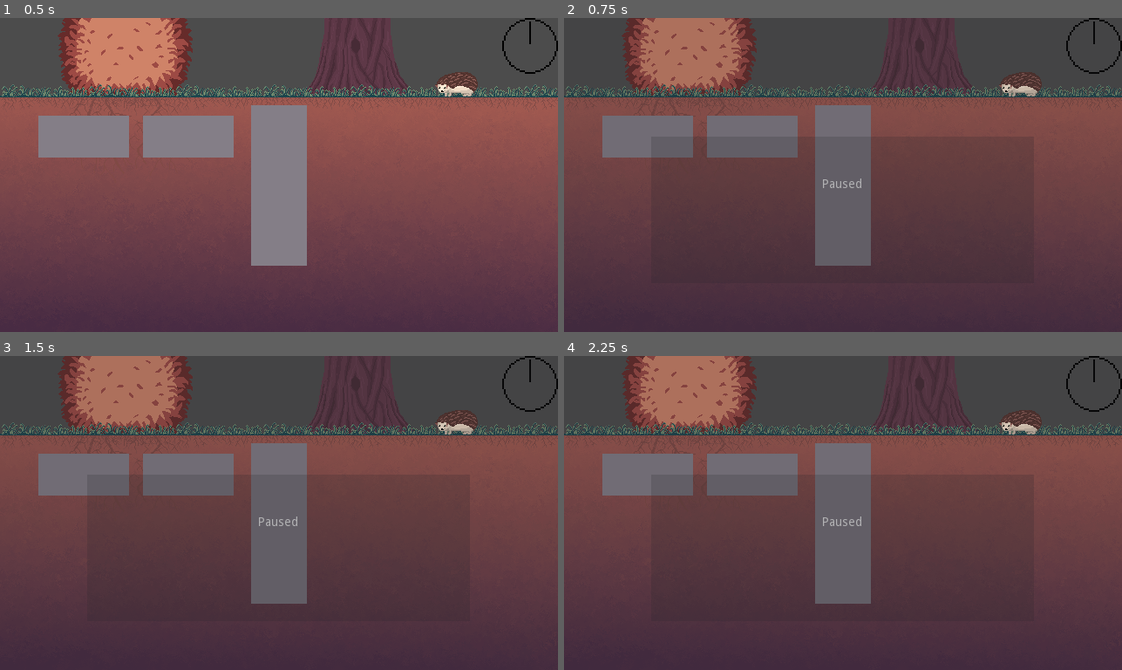
Above: before the commit, frames 1-4 (two rows, left to right).
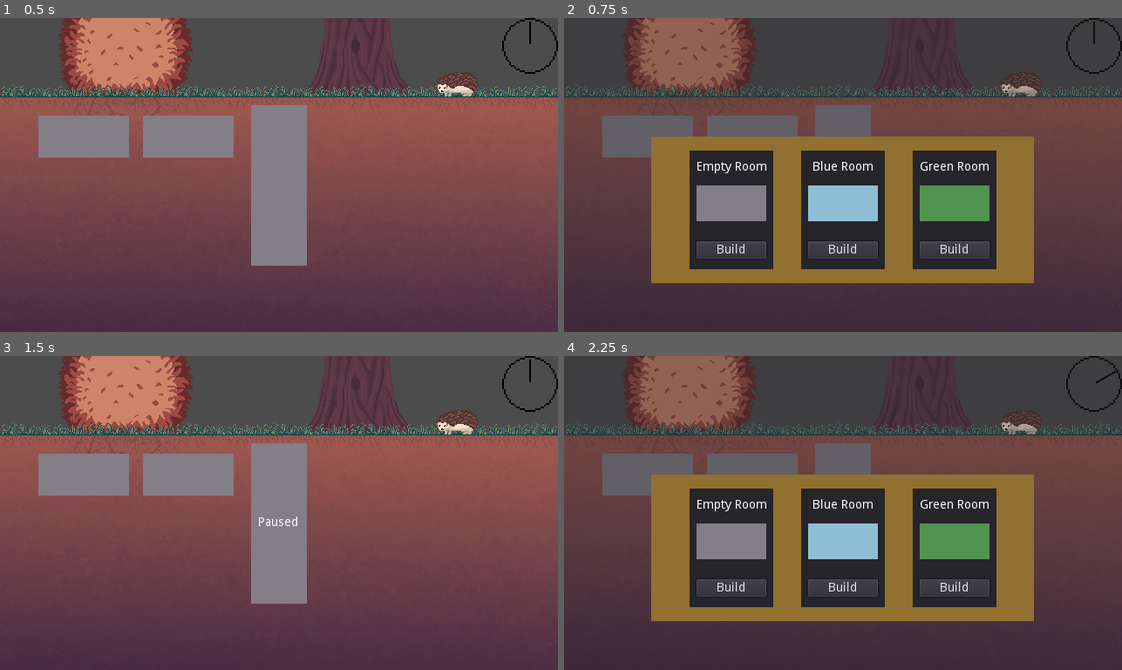
Above: after the commit, the same moments.

Repository: Soleod/G_CozyAutumnGameJam
Game: Godot game, scene res://Scenes/World.tscn
The game is run twice, just before and just after one commit, with the same random seed, the same clock (stepped at 60 frames per second) and the same inputs.
Inputs (mouse positions are in pixels of both pictures, inside the frame that each line leads up to):
- Up to frame 1 (0.5 s): no input
- Up to frame 2 (0.75 s): tap Enter at 0.5 s; move the mouse to (647, 137) at 0.52 s; tap Space at 0.6 s; click (647, 137) at 0.67 s
- Up to frame 3 (1.5 s): tap Space at 0.77, 1.07 s; click (167, 588) at 1.25 s, where only the run after the commit has a clickable "Build"
- Up to frame 4 (2.25 s): tap Space at 2, 2.1 s; move the mouse to (753, 475) at 2.02 s; click (753, 475) at 2.17 s

Frame 1 is identical in both runs. In frame 2, 34% of the frame differs, in the area x 13-85%, y 0-85%; in frame 3, 28%; in frame 4, 34%, in the area x 13-99%, y 0-85%.

Commit message:
Building system is working

Diff:
--- /dev/null
+++ b/Scenes/Building.gd
@@ -0,0 +1,12 @@
+extends Panel
+
+var buildingName: String
+var buildingTexture: StreamTexture
+signal build_room(buildingName, buildingTexture)
+
+func _ready():
+	buildingName = $Label.text
+	buildingTexture = $TextureRect.texture
+
+func _on_Button_pressed():
+	emit_signal("build_room", buildingName, buildingTexture)
--- /dev/null
+++ b/Scenes/Building.tscn
@@ -0,0 +1,38 @@
+[gd_scene load_steps=3 format=2]
+
+[ext_resource path="res://Scenes/Building.gd" type="Script" id=1]
+[ext_resource path="res://Art/A_BlueRoom.png" type="Texture" id=2]
+
+[node name="Building" type="Panel"]
+margin_left = 44.0
+margin_top = 16.0
+margin_right = 140.0
+margin_bottom = 152.0
+script = ExtResource( 1 )
+
+[node name="TextureRect" type="TextureRect" parent="."]
+margin_left = 8.0
+margin_top = 40.0
+margin_right = 110.0
+margin_bottom = 82.0
+rect_scale = Vector2( 0.782, 0.973 )
+texture = ExtResource( 2 )
+stretch_mode = 1
+
+[node name="Button" type="Button" parent="."]
+margin_left = 8.0
+margin_top = 104.0
+margin_right = 88.0
+margin_bottom = 124.0
+text = "Build"
+
+[node name="Label" type="Label" parent="."]
+margin_left = 8.0
+margin_top = 8.0
+margin_right = 88.0
+margin_bottom = 30.0
+text = "Blue Room"
+align = 1
+valign = 1
+
+[connection signal="pressed" from="Button" to="." method="_on_Button_pressed"]
--- a/Scenes/GameManager.gd
+++ b/Scenes/GameManager.gd
@@ -27,13 +27,17 @@
 		GameState.RUNNING:
 			if event is InputEventKey:
 				if event.pressed and event.scancode == KEY_SPACE:
-					currentGameState = GameState.PAUSED
+					ChangeGameState(GameState.PAUSED)
 					emit_signal("state_change", currentGameState)
 		GameState.PAUSED:
 			if event is InputEventKey:
 				if event.pressed and event.scancode == KEY_SPACE:
-					currentGameState = GameState.RUNNING
+					ChangeGameState(GameState.RUNNING)
 					emit_signal("state_change", currentGameState)
+
+func ChangeGameState(newGameState):
+	print(currentGameState, " -> ", newGameState)
+	currentGameState = newGameState
 
 func _on_Timer_timeout():
 	if currentGameState == GameState.RUNNING:
--- a/Scenes/Room.gd
+++ b/Scenes/Room.gd
@@ -2,10 +2,12 @@
 
 var buildingPanel: Panel
 var outsidePanel: Panel
+var roomSprite: Sprite
 
 func _ready():
 	buildingPanel = $CanvasLayer/OutsidePanel/BuildingPanel
 	outsidePanel = $CanvasLayer/OutsidePanel
+	roomSprite = $Sprite
 
 func _input_event(viewport, event, shape_idx):
 	if event is InputEventMouseButton \
@@ -17,8 +19,7 @@
 	print("Click")
 	buildingPanel.show()
 	outsidePanel.show()
-
-
+	GameManager.ChangeGameState(GameManager.GameState.BUILDING)
 
 func _on_OutsidePanel_gui_input(event):
 	if event is InputEventMouseButton:
@@ -26,9 +27,30 @@
 			print("Outside")
 			buildingPanel.hide()
 			outsidePanel.hide()
+			GameManager.ChangeGameState(GameManager.GameState.RUNNING)
 
 
 func _on_BuildingPanel_gui_input(event):
 	if event is InputEventMouseButton:
 		if event.button_index == BUTTON_LEFT and event.pressed:
 			print("Building")
+
+func _on_Building_build_room(buildingName, buildingTexture):
+	roomSprite.texture = buildingTexture
+	buildingPanel.hide()
+	outsidePanel.hide()
+	GameManager.ChangeGameState(GameManager.GameState.RUNNING)
+
+
+func _on_Building2_build_room(buildingName, buildingTexture):
+	roomSprite.texture = buildingTexture
+	buildingPanel.hide()
+	outsidePanel.hide()
+	GameManager.ChangeGameState(GameManager.GameState.RUNNING)
+
+
+func _on_Building3_build_room(buildingName, buildingTexture):
+	roomSprite.texture = buildingTexture
+	buildingPanel.hide()
+	outsidePanel.hide()
+	GameManager.ChangeGameState(GameManager.GameState.RUNNING)
--- a/Scenes/Room.tscn
+++ b/Scenes/Room.tscn
@@ -1,7 +1,10 @@
-[gd_scene load_steps=4 format=2]
+[gd_scene load_steps=7 format=2]
 
 [ext_resource path="res://Scenes/Room.gd" type="Script" id=1]
 [ext_resource path="res://Art/A_EmptyRoom.png" type="Texture" id=2]
+[ext_resource path="res://Scenes/Building.gd" type="Script" id=3]
+[ext_resource path="res://Art/A_BlueRoom.png" type="Texture" id=4]
+[ext_resource path="res://Art/A_GreenRoom.png" type="Texture" id=5]
 
 [sub_resource type="RectangleShape2D" id=1]
 extents = Vector2( 51, 20.9999 )
@@ -22,16 +25,122 @@
 
 [node name="OutsidePanel" type="Panel" parent="CanvasLayer"]
 visible = false
-modulate = Color( 1, 1, 1, 0.196078 )
+self_modulate = Color( 1, 1, 1, 0.352941 )
 margin_right = 640.0
 margin_bottom = 360.0
 
 [node name="BuildingPanel" type="Panel" parent="CanvasLayer/OutsidePanel"]
-visible = false
 margin_left = 100.0
 margin_top = 136.0
 margin_right = 539.0
 margin_bottom = 304.0
 
+[node name="ColorRect" type="ColorRect" parent="CanvasLayer/OutsidePanel/BuildingPanel"]
+margin_right = 439.0
+margin_bottom = 168.0
+color = Color( 0.568627, 0.439216, 0.192157, 1 )
+
+[node name="Building" type="Panel" parent="CanvasLayer/OutsidePanel/BuildingPanel"]
+margin_left = 44.0
+margin_top = 16.0
+margin_right = 140.0
+margin_bottom = 152.0
+script = ExtResource( 3 )
+
+[node name="TextureRect" type="TextureRect" parent="CanvasLayer/OutsidePanel/BuildingPanel/Building"]
+margin_left = 8.0
+margin_top = 40.0
+margin_right = 110.0
+margin_bottom = 82.0
+rect_scale = Vector2( 0.782, 0.973 )
+texture = ExtResource( 2 )
+stretch_mode = 1
+
+[node name="Button" type="Button" parent="CanvasLayer/OutsidePanel/BuildingPanel/Building"]
+margin_left = 8.0
+margin_top = 104.0
+margin_right = 88.0
+margin_bottom = 124.0
+text = "Build"
+
+[node name="Label" type="Label" parent="CanvasLayer/OutsidePanel/BuildingPanel/Building"]
+margin_left = 8.0
+margin_top = 8.0
+margin_right = 88.0
+margin_bottom = 30.0
+text = "Empty Room"
+align = 1
+valign = 1
+
+[node name="Building2" type="Panel" parent="CanvasLayer/OutsidePanel/BuildingPanel"]
+margin_left = 172.0
+margin_top = 16.0
+margin_right = 268.0
+margin_bottom = 152.0
+script = ExtResource( 3 )
+
+[node name="TextureRect" type="TextureRect" parent="CanvasLayer/OutsidePanel/BuildingPanel/Building2"]
+margin_left = 8.0
+margin_top = 40.0
+margin_right = 110.0
+margin_bottom = 82.0
+rect_scale = Vector2( 0.782, 0.973 )
+texture = ExtResource( 4 )
+stretch_mode = 1
+
+[node name="Button" type="Button" parent="CanvasLayer/OutsidePanel/BuildingPanel/Building2"]
+margin_left = 8.0
+margin_top = 104.0
+margin_right = 88.0
+margin_bottom = 124.0
+text = "Build"
+
+[node name="Label" type="Label" parent="CanvasLayer/OutsidePanel/BuildingPanel/Building2"]
+margin_left = 8.0
+margin_top = 8.0
+margin_right = 88.0
+margin_bottom = 30.0
+text = "Blue Room"
+align = 1
+valign = 1
+
+[node name="Building3" type="Panel" parent="CanvasLayer/OutsidePanel/BuildingPanel"]
+margin_left = 300.0
+margin_top = 16.0
+margin_right = 396.0
+margin_bottom = 152.0
+script = ExtResource( 3 )
+
+[node name="TextureRect" type="TextureRect" parent="CanvasLayer/OutsidePanel/BuildingPanel/Building3"]
+margin_left = 8.0
+margin_top = 40.0
+margin_right = 110.0
+margin_bottom = 82.0
+rect_scale = Vector2( 0.782, 0.973 )
+texture = ExtResource( 5 )
+stretch_mode = 1
+
+[node name="Button" type="Button" parent="CanvasLayer/OutsidePanel/BuildingPanel/Building3"]
+margin_left = 8.0
+margin_top = 104.0
+margin_right = 88.0
+margin_bottom = 124.0
+text = "Build"
+
+[node name="Label" type="Label" parent="CanvasLayer/OutsidePanel/BuildingPanel/Building3"]
+margin_left = 8.0
+margin_top = 8.0
+margin_right = 88.0
+margin_bottom = 30.0
+text = "Green Room"
+align = 1
+valign = 1
+
 [connection signal="gui_input" from="CanvasLayer/OutsidePanel" to="." method="_on_OutsidePanel_gui_input"]
 [connection signal="gui_input" from="CanvasLayer/OutsidePanel/BuildingPanel" to="." method="_on_BuildingPanel_gui_input"]
+[connection signal="build_room" from="CanvasLayer/OutsidePanel/BuildingPanel/Building" to="." method="_on_Building_build_room"]
+[connection signal="pressed" from="CanvasLayer/OutsidePanel/BuildingPanel/Building/Button" to="CanvasLayer/OutsidePanel/BuildingPanel/Building" method="_on_Button_pressed"]
+[connection signal="build_room" from="CanvasLayer/OutsidePanel/BuildingPanel/Building2" to="." method="_on_Building2_build_room"]
+[connection signal="pressed" from="CanvasLayer/OutsidePanel/BuildingPanel/Building2/Button" to="CanvasLayer/OutsidePanel/BuildingPanel/Building2" method="_on_Button_pressed"]
+[connection signal="build_room" from="CanvasLayer/OutsidePanel/BuildingPanel/Building3" to="." method="_on_Building3_build_room"]
+[connection signal="pressed" from="CanvasLayer/OutsidePanel/BuildingPanel/Building3/Button" to="CanvasLayer/OutsidePanel/BuildingPanel/Building3" method="_on_Button_pressed"]
Binary file added: Art/A_BlueRoom.png
Not shown, added: Art/A_BlueRoom.png.import
Binary file added: Art/A_GreenRoom.png
Not shown, added: Art/A_GreenRoom.png.import
